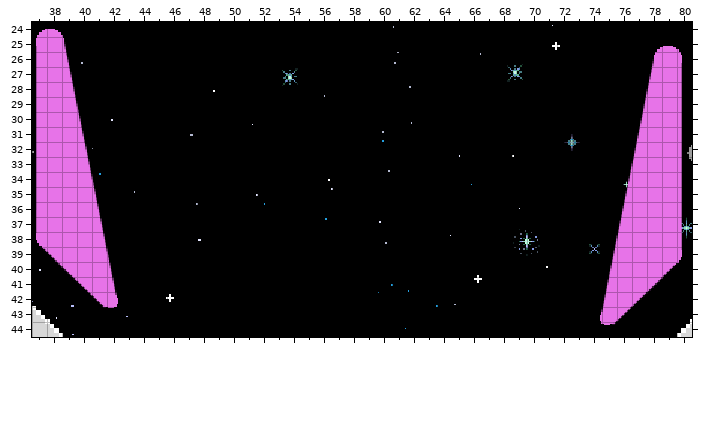
Two states of a Tiled map, raw/maps/vam.tmx. This is how it looked before the edit.
Cells are 10x10 px. Shown: x 37..80, y 24..44.
The result:
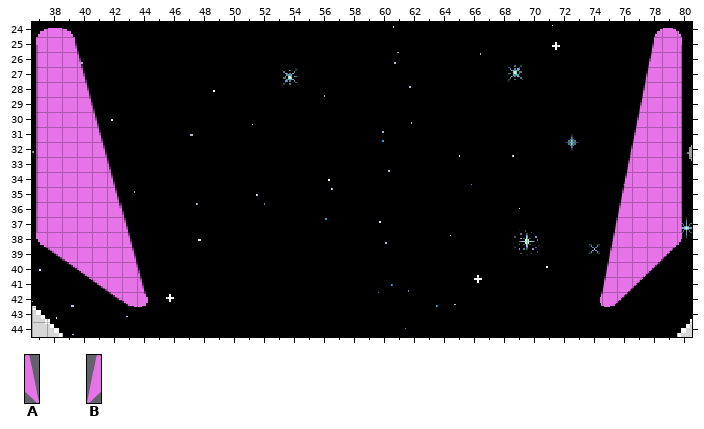
Key: from "dynamic": A 16 "flipper_bumper", B 17 "flipper_bumper".
Objects are placed by their top-left corner, in cells (3,4 is the top-left corner of cell 3,4); size is 1x1 cell unless given.
The author wrote: feat (wing bumper): refactor flip_bump to gObj, add animated wing bumpers
Edits made:
Layer "Dynamic":
changed: A "flipper_bumper_left" at 37.3,24.4 size 5.5x18.6 -> A "wing_bumper_left" at 37.3,24.4 size 7.5x18.6
changed: B "flipper_bumper_right" at 74.8,25.6 size 5.5x18.6 -> B "wing_bumper_right" at 74.8,24.4 size 5.5x18.6
Where, in picture pixels (left, top, right, bottom), the same in both pictures:
changed: (36, 28, 148, 308)
changed: (600, 28, 682, 325)
